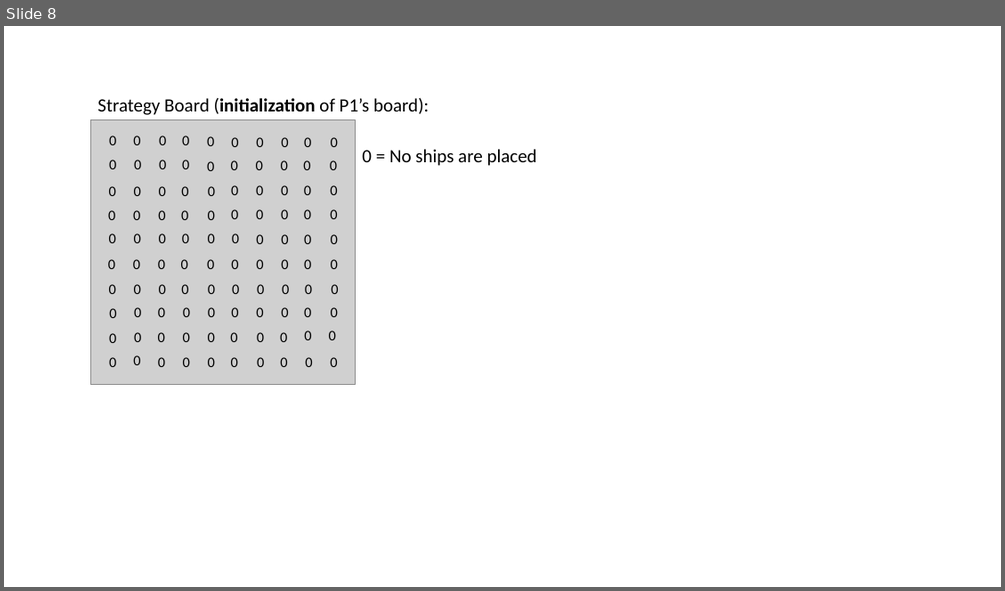
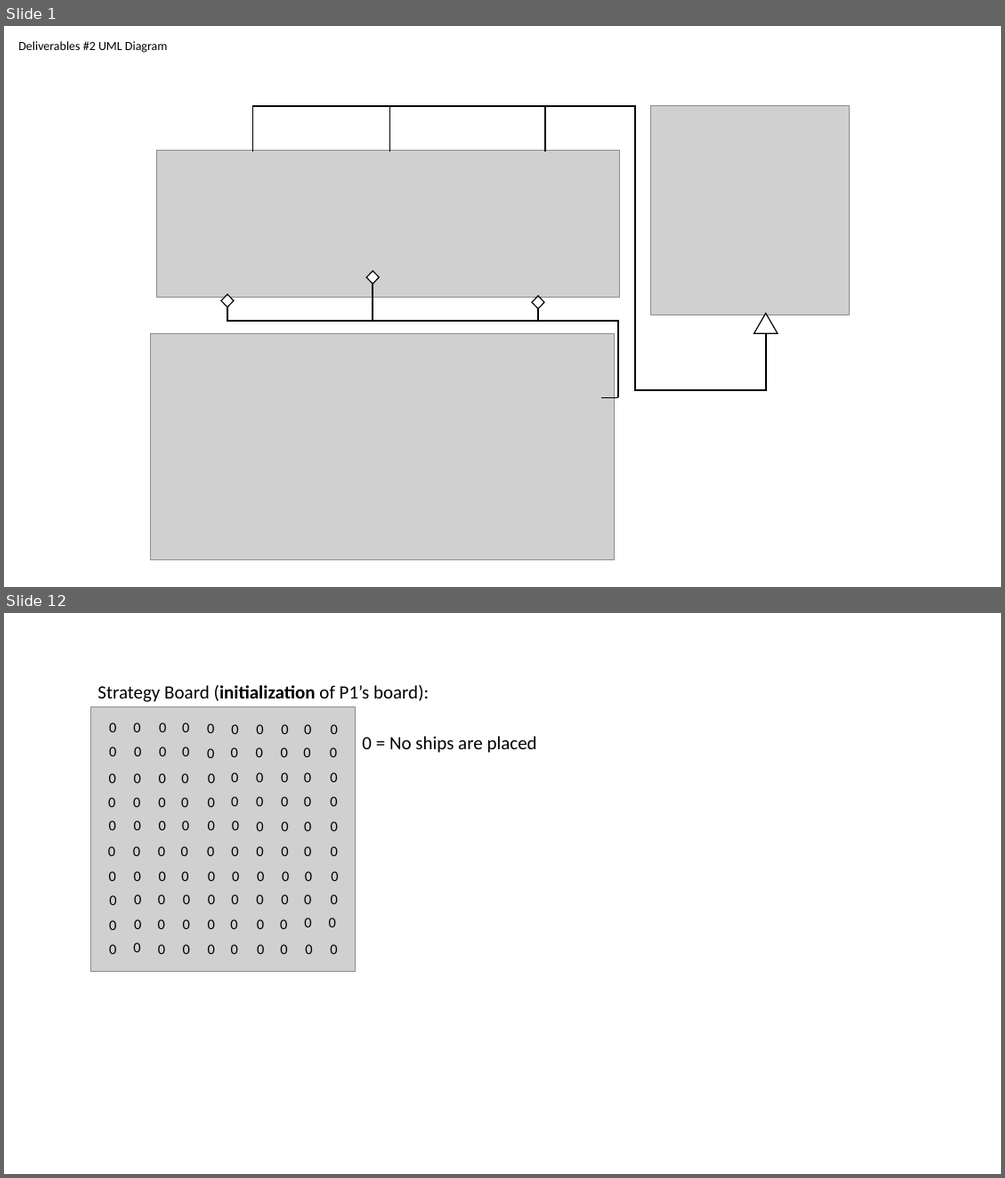
Before and after one commit to RedPanda8765/BattleshipFinal, a slide deck: personal notes (remove after build complete)/UML_Class Diagram.pptx. Shown one above the other, each under a label of ours: slide 8 before the commit, slides 1 and 12 after it; the slides between them are not shown. The pictures are 1005x591 and 1005x1178 pixels, drawn with LibreOffice and Linux fonts; fonts in the diff are those of the drawing; grey boxes stand for pictures. Boxes give left, top, right and bottom in pixels: in the first picture for what was removed or moved away, otherwise in the second. Text is boxed around its words. In the diff, an @@ line names an element or a change of style, - is before the commit and + after.

```diff
--- a/personal notes (remove after build complete)/UML_Class Diagram.pptx
+++ b/personal notes (remove after build complete)/UML_Class Diagram.pptx
@@ slide 1 added at box(4, 26, 1001, 587), background #FFFFFF @@
@@ text added at box(18, 41, 168, 53), 12 pt, text #000000 @@
+Deliverables #2 UML Diagram
@@ line added from (253, 105) to (253, 151), #000000 1.5 pt @@
@@ line added from (390, 151) to (390, 105), #000000 1.5 pt @@
@@ picture added at box(650, 105, 849, 315) @@
@@ elbow line added from (253, 106) to (766, 334), #000000 1.5 pt @@
@@ line added from (545, 106) to (545, 151), #000000 1.5 pt @@
@@ picture added at box(156, 150, 619, 297) @@
@@ diamond added at box(366, 272, 379, 284), fill #FFFFFF, outline #000000 1 pt @@
@@ line added from (372, 271) to (372, 320), #000000 1.5 pt @@
@@ diamond added at box(221, 295, 234, 307), fill #FFFFFF, outline #000000 1 pt @@
@@ elbow line added from (227, 307) to (618, 321), #000000 1.5 pt @@
@@ diamond added at box(532, 296, 544, 309), fill #FFFFFF, outline #000000 1 pt @@
@@ line added from (538, 295) to (538, 321), #000000 1.5 pt @@
@@ triangle added at box(754, 313, 778, 333), fill #FFFFFF, outline #000000 1 pt @@
@@ picture added at box(151, 334, 615, 560) @@
@@ line added from (619, 320) to (619, 398), #000000 1.5 pt @@
@@ line added from (600, 398) to (619, 398), #000000 1.5 pt @@
@@ what was slide 8 is now slide 12 @@
```
Also in this commit, not shown: 7 slides changed, 11 other slides added, 2 slides removed, 10 other files.
